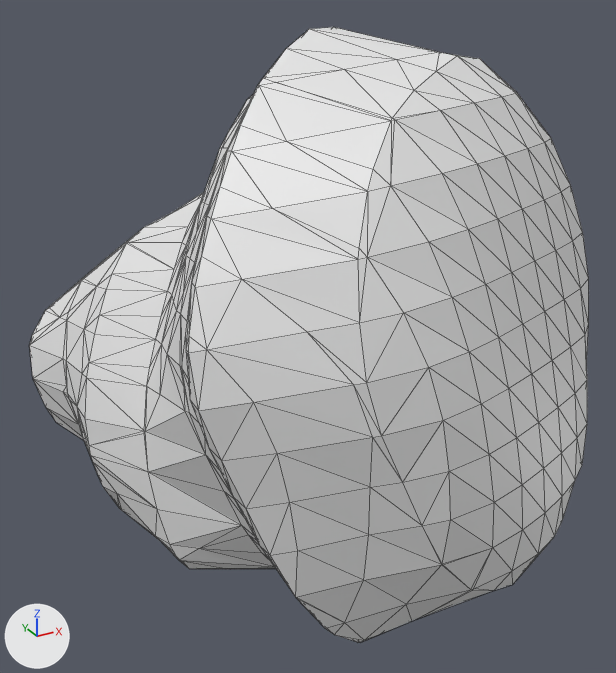
One commit to the OBJ model src/wormguides/model/obj_files/ABplppapapa_t323.obj: the scene before it, then after it.
Before and after are seen from a 50 mm lens placed at (171.1, -100.1, 309.9), pointed at (186.2, -72.6, 296.1). The axes (+X, +Y, +Z) are drawn at lower left. The lights are the same throughout. Mesh edges are drawn as thin lines. Where no turn or scale is listed for an object, it has been applied to the vertices.

Names of what the first picture shows: 'ABplppapapa_t323'.
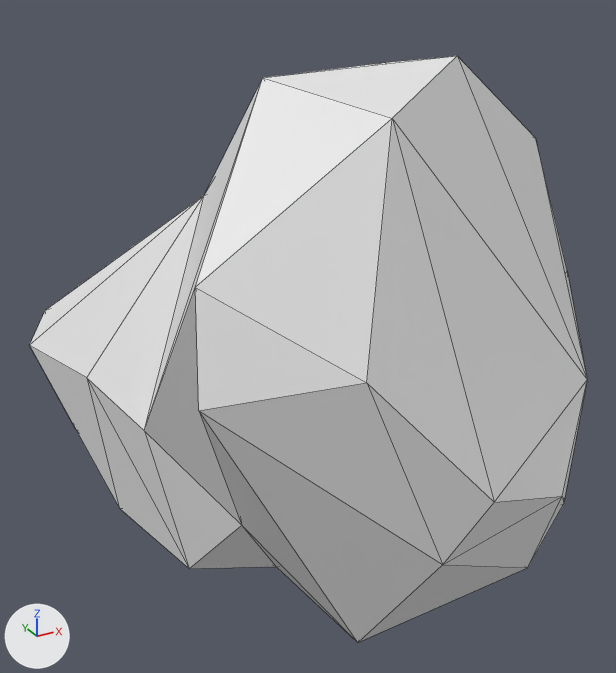
Location of each change, (x1, y1, x2, y2) in pixels of the pictures (616 x 673 px):
'ABplppapapa_t323', reshaped: before (29, 27, 589, 642); after (30, 56, 587, 642)
part 1 of me_abplppapapa_t323, deleted: before (29, 27, 589, 642)

The change in detail:
me_abplppapapa_t323 is used by ob_abplppapapa_t323; location (0.0, 0.0, 0.0).
me_abplppapapa_t323 had 534 vertices, 1064 faces and spanned x 177.3..192.5, y -84.5..-59.0, z 284.8..308.0.
me_abplppapapa_t323 now has 41 vertices, 78 faces and spans x 177.4..192.5, y -84.5..-59.5, z 284.9..307.4.
me_abplppapapa_t323 part 1: 493 vertices removed from x 177.3..192.5, y -84.5..-59.0, z 284.8..308.0.
